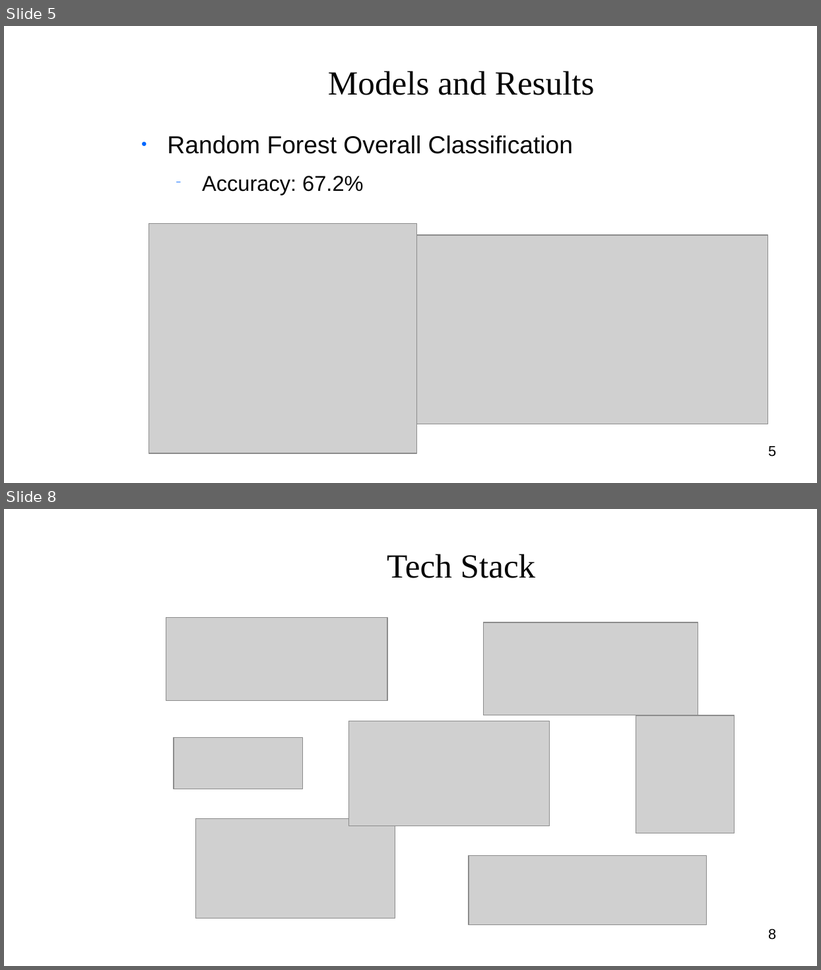
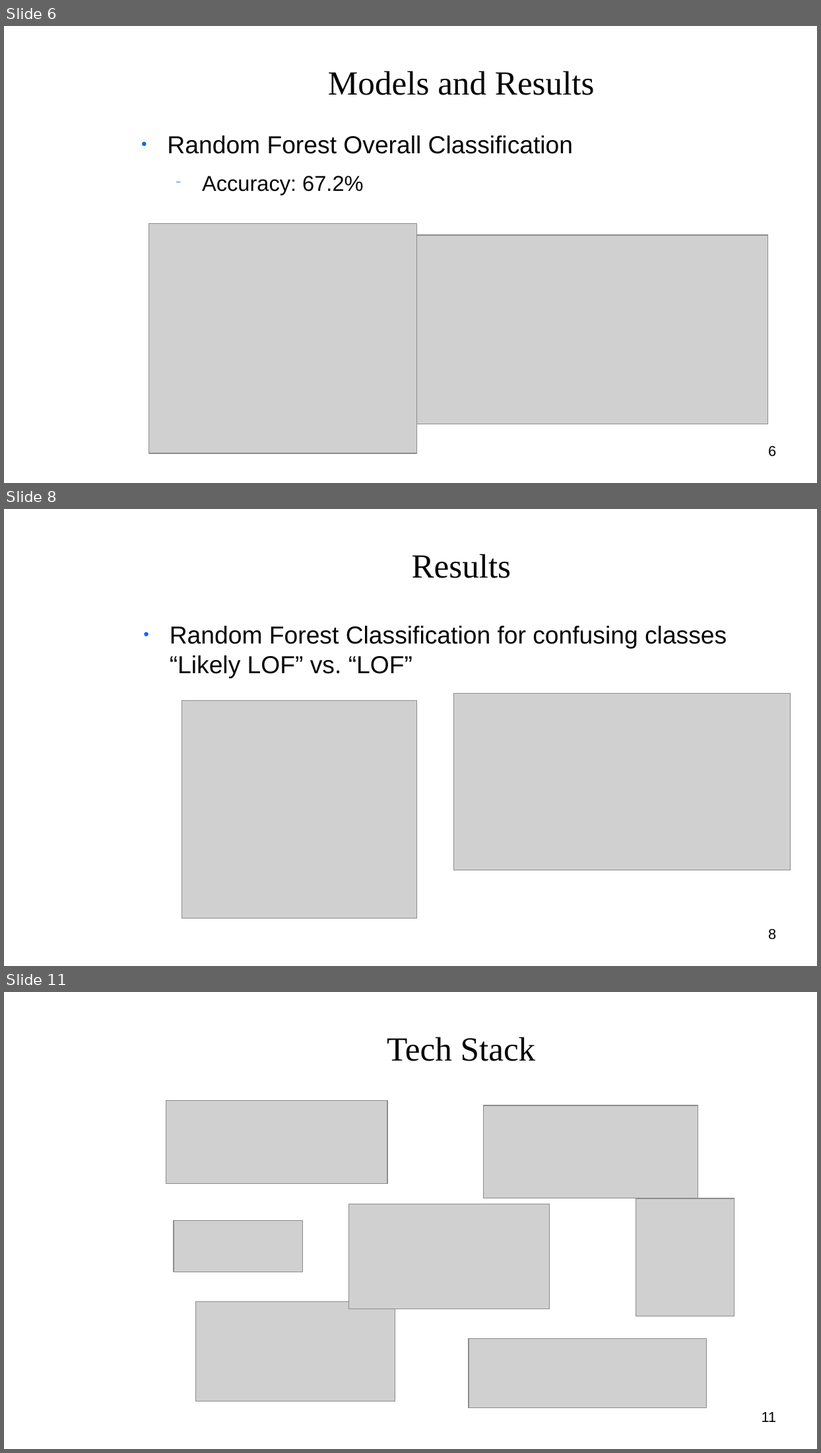
Before and after one commit to Shredder42/mutations, a slide deck: presentation.odp. Shown one above the other, each under a label of ours: slides 5 and 8 before the commit, slides 6, 8 and 11 after it; the slides between them are not shown. The pictures are 821x970 and 821x1453 pixels, drawn with LibreOffice and Linux fonts; fonts in the diff are those of the drawing; grey boxes stand for pictures; background and template pictures are left out. Boxes give left, top, right and bottom in pixels: in the first picture for what was removed or moved away, otherwise in the second. Text is boxed around its words. In the diff, an @@ line names an element or a change of style, - is before the commit and + after.

```diff
--- a/presentation.odp
+++ b/presentation.odp
@@ slide 8 added at bbox=[4, 509, 817, 966], background picture (left out) @@
@@ title added at bbox=[412, 554, 512, 578], 33 pt, text #050505 @@
+Results
@@ text added at bbox=[170, 626, 727, 678], 24 pt, text #050505 @@
+● Random Forest Classification for confusing classes “Likely LOF” vs. “LOF”
@@ picture added at bbox=[182, 701, 417, 918] @@
@@ picture added at bbox=[454, 693, 791, 871] @@
@@ page number added at bbox=[768, 929, 776, 940], 14 pt, text #000000 @@
+8
@@ what was slide 5 is now slide 6 @@
@@ page number at bbox=[768, 446, 776, 457]: text changed @@
-5
+6
@@ what was slide 8 is now slide 11 @@
@@ page number at bbox=[762, 1412, 777, 1422]: text changed @@
-8
+11
```
Also in this commit, not shown: 7 slides changed, 3 other slides added, 1 other file.
